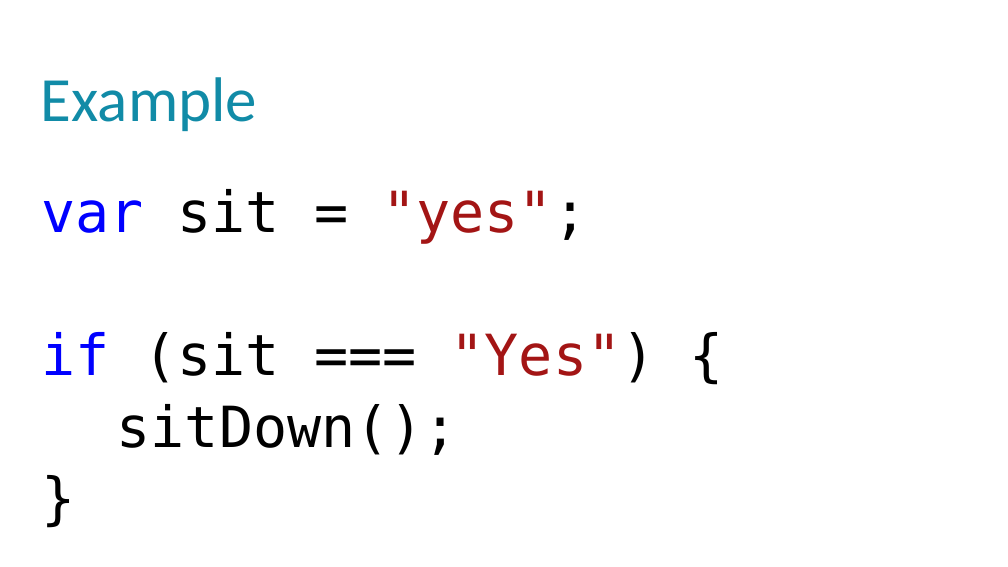
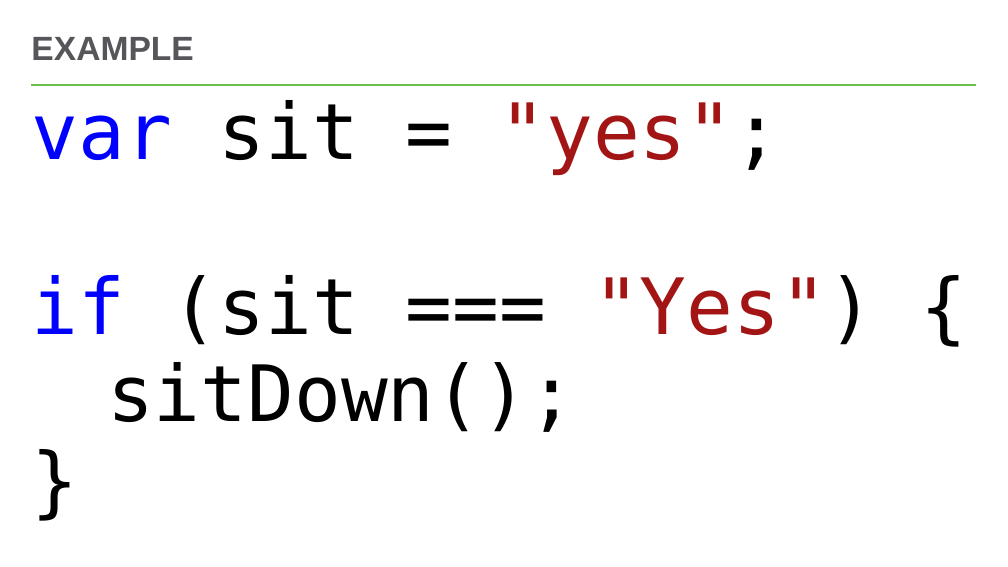
Before and after one commit to hytechclub/web-102, a slide deck: slide 7 of Week05/BeTheComputer.pptx. Drawn at 1008x567 pixels with LibreOffice and Linux fonts; fonts in the diff are those of the drawing; background and template pictures are left out. Boxes give left, top, right and bottom in pixels: in the first picture for what was removed or moved away, otherwise in the second. Text is boxed around its words. In the diff, an @@ line names an element or a change of style, - is before the commit and + after.

```diff
--- a/Week05/BeTheComputer.pptx
+++ b/Week05/BeTheComputer.pptx
@@ title "EXAMPLE" at box(31, 37, 193, 60): vertical alignment top to middle @@
@@ title at box(31, 37, 193, 60): text changed; size 60 to 32 pt; font Calibri to Arial; text colour #118BA7 to #56565A; bold on @@
-Example
+EXAMPLE
@@ line added from (32, 85) to (977, 85), #54C8E8 2.25 pt @@
@@ text "var sit = "yes";": place and size @@
-text "var sit = "yes";" at box(41, 189, 656, 455)
+text "var sit = "yes";" at box(31, 100, 874, 432)
@@ text "var sit = "yes";" at box(31, 100, 874, 432): size 54 to 74 pt; line spacing 0.9 to 0.8; more space between paragraphs; vertical alignment top to middle @@
```
Also in this commit, not shown: 17 other slides changed, 1 slide added, 1 slide removed, 4 other files.
